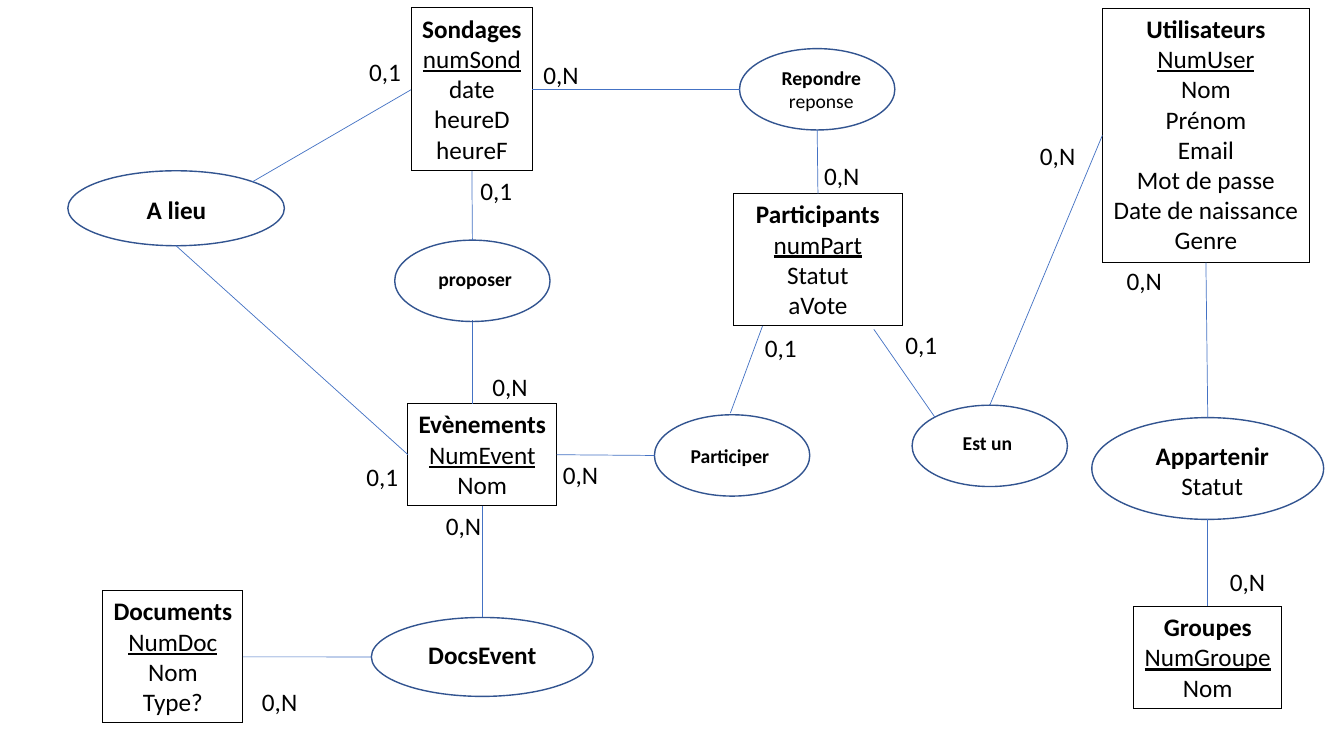
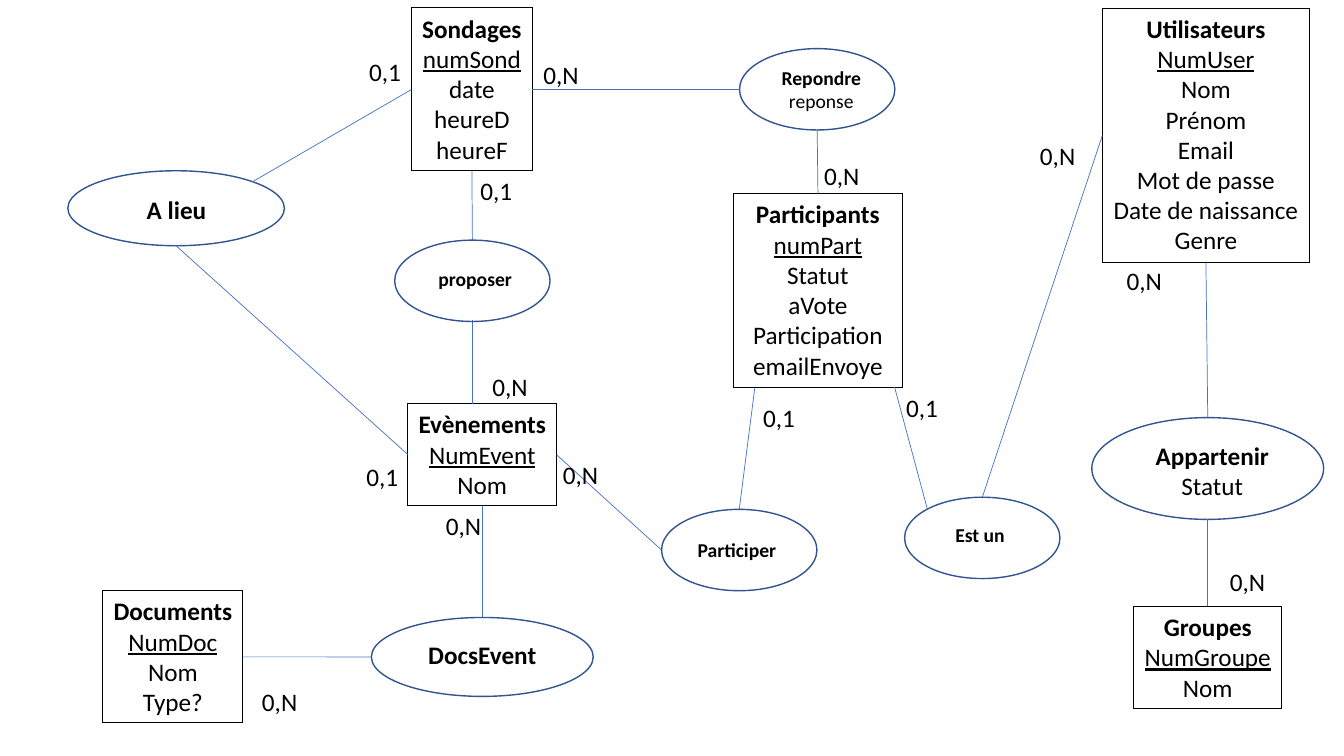
Before and after one commit to remicorne/ProjetPlanificateurEvenements, a slide deck: slide 1 of Documents/base de données.pptx. Drawn at 1344x756 pixels with LibreOffice and Linux fonts; fonts in the diff are those of the drawing. Boxes give left, top, right and bottom in pixels: in the first picture for what was removed or moved away, otherwise in the second. Text is boxed around its words. In the diff, an @@ line names an element or a change of style, - is before the commit and + after.

```diff
--- a/Documents/base de données.pptx
+++ b/Documents/base de données.pptx
@@ line moved from (990, 405) - (1103, 135) to (983, 497) - (1103, 135) @@
@@ rectangle "Participants": place and size @@
-rectangle "Participants" at (734,194,902,326)
+rectangle "Participants" at (734,194,902,387)
@@ text in rectangle at (753,326,882,379): paragraphs added @@
+Participation
+emailEnvoye
@@ line moved from (731, 413) - (762, 326) to (739, 509) - (755, 387) @@
@@ line moved from (935, 417) - (874, 330) to (928, 509) - (894, 387) @@
@@ text "0,1": place and size @@
-text "0,1" at (905,337,937,357)
+text "0,1" at (906,400,938,420)
@@ text "0,1": place and size @@
-text "0,1" at (765,340,797,360)
+text "0,1" at (763,410,795,430)
@@ line moved from (654, 456) - (557, 455) to (661, 551) - (557, 455) @@
@@ ellipse: place and size @@
-ellipse at (654,415,810,497)
+ellipse at (661,509,817,591)
@@ ellipse: place and size @@
-ellipse at (912,405,1068,487)
+ellipse at (904,497,1060,579)
@@ text "Participer": place and size @@
-text "Participer" at (691,449,770,466)
+text "Participer" at (698,543,777,560)
@@ text "Est un": place and size @@
-text "Est un" at (963,437,1012,450)
+text "Est un" at (955,529,1005,542)
```
Also in this commit, not shown: 4 other files.
